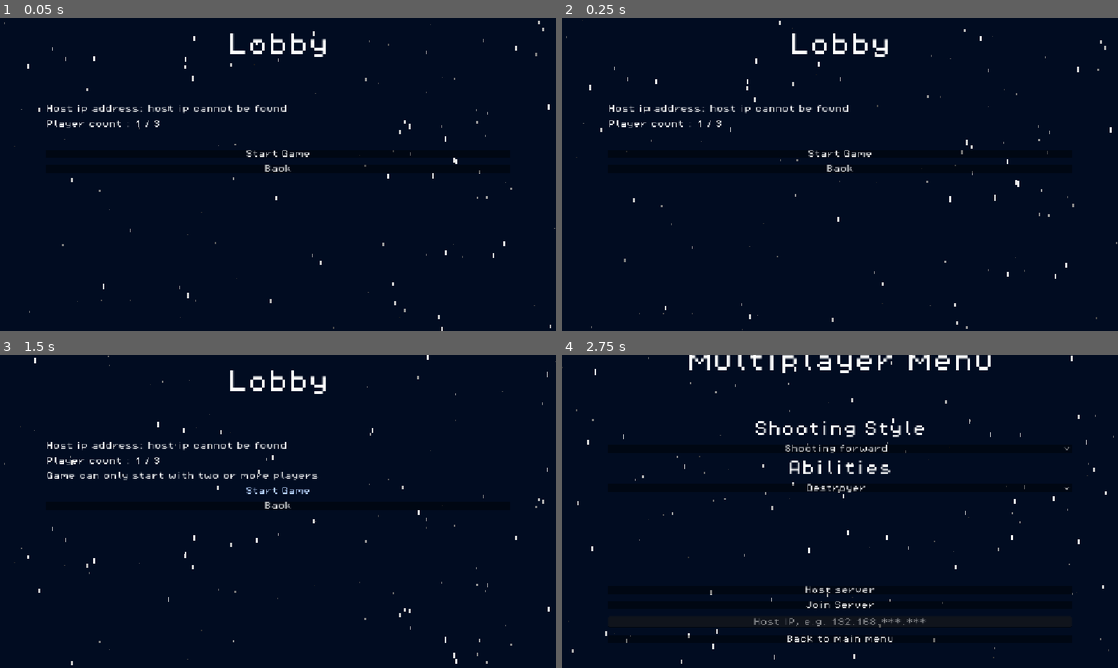
Above: before the commit, frames 1-4 (two rows, left to right).
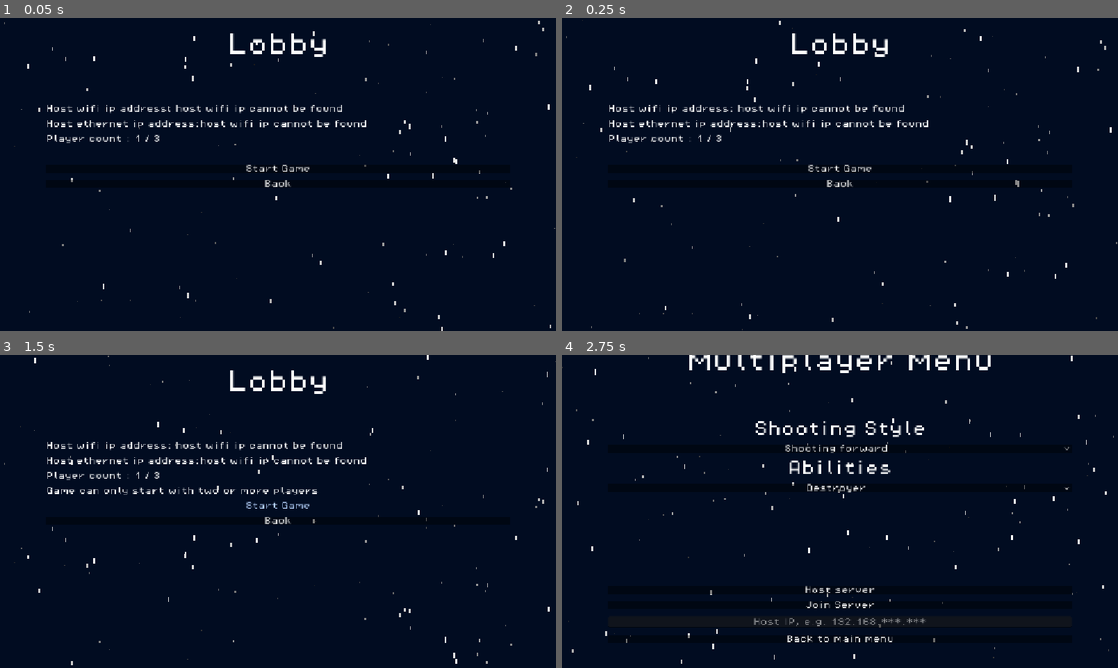
Above: after the commit, the same moments.

Repository: Draftier/Geometric-Invasion-CSS-497
Game: Godot game, scene res://multiplayer_lobby_menu.tscn
The game is run twice, just before and just after one commit, with the same random seed, the same clock (stepped at 60 frames per second) and the same inputs. This scene is started directly instead of the project's main scene. The engine's default icon, where the game draws it, is replaced by a stand-in: a white triangle on a blue panel in a dark square.
Inputs:
- Up to frame 1 (0.05 s): no input
- Up to frame 2 (0.25 s): no input
- Up to frame 3 (1.5 s): click "Start Game" at 0.5 s; click "Start Game" at 1.25 s
- Up to frame 4 (2.75 s): click "Back" at 2 s

The runs differ from the first frame. In frame 1, 1.5% of the frame differs, in the area x 8-91%, y 27-54%; in frame 2, 1.6%; in frame 3, 2.2%, in the area x 8-80%, y 27-54%; in frame 4, nothing differs.

Commit message:
Testing method of showing first ethernet and wifi adapter addresses for connectable host address

Diff:
--- a/geometric-invasion/multiplayer_lobby_menu.gd
+++ b/geometric-invasion/multiplayer_lobby_menu.gd
@@ -2,9 +2,10 @@
 
 # Storing unique items as variables
 @onready var player_count_label = %PlayerCountLabel
-@onready var ip_label = %IPLabel
+@onready var wifi_ip_label = %WifiIpLabel
 @onready var error_label = %ConnectionErrorLabel
 @onready var start_game_warning_label = %StartGameWarningLabel
+@onready var ethernet_ip_label = %EthernetIpLabel
 
 # Variable to keep track of the number of players
 var num_players : int = 0
@@ -25,7 +26,9 @@
 	_update_player_count()
 
 	# Show the host ip address
-	%IPLabel.text += NetworkManager.ip_address
+	wifi_ip_label.text += NetworkManager.wifi_ip_address
+	ethernet_ip_label.text += NetworkManager.ethernet_ip_address
+
 
 # Logic for what happens when start game button is presed
 func _on_start_game_button_pressed() -> void:
--- a/geometric-invasion/multiplayer_lobby_menu.tscn
+++ b/geometric-invasion/multiplayer_lobby_menu.tscn
@@ -50,10 +50,15 @@
 layout_mode = 2
 theme_override_constants/separation = 15
 
-[node name="IPLabel" type="Label" parent="MarginContainer/Lobby/MarginContainer/VBoxContainer" unique_id=1847138511]
+[node name="WifiIpLabel" type="Label" parent="MarginContainer/Lobby/MarginContainer/VBoxContainer" unique_id=1847138511]
 unique_name_in_owner = true
 layout_mode = 2
-text = "Host ip address: "
+text = "Host wifi ip address: "
+
+[node name="EthernetIpLabel" type="Label" parent="MarginContainer/Lobby/MarginContainer/VBoxContainer" unique_id=1565912271]
+unique_name_in_owner = true
+layout_mode = 2
+text = "Host ethernet ip address:"
 
 [node name="PlayerCountLabel" type="Label" parent="MarginContainer/Lobby/MarginContainer/VBoxContainer" unique_id=1787262128]
 unique_name_in_owner = true
--- a/geometric-invasion/network_manager.gd
+++ b/geometric-invasion/network_manager.gd
@@ -12,6 +12,9 @@
 signal server_level_entered
 signal connecting_to_server
 signal connection_to_server_failed
+
+var wifi_ip_address : String
+var ethernet_ip_address : String
 
 # Rpc to change scene for all players based on a given path
 @rpc("authority", "call_local", "reliable")
@@ -33,6 +36,12 @@
 	# Obtain the ip of the host
 	ip_address = get_host_ip()
 
+
+	wifi_ip_address = get_host_wifi_ip()
+	ethernet_ip_address = get_host_ethernet_ip()
+
+	print(wifi_ip_address)
+	print(ethernet_ip_address)
 	# Connect signals to check if connection to server is failed or successful
 	multiplayer.connected_to_server.connect(_on_connection_to_server)
 	multiplayer.connection_failed.connect(_on_connection_to_server_failed)
@@ -41,11 +50,31 @@
 # Function to obtain host ip address
 func get_host_ip() -> String :
 	# Loop through the ip addresses and find the first address that is not a loop back address, ipv6 address or
-	for i in IP.get_local_addresses():
-		if i.begins_with("192.168.") or i.begins_with("10.") or i.begins_with("172."):
-			return i
-		pass
+	#for i in IP.get_local_addresses():
+		#if i.begins_with("192.168.") or i.begins_with("10.") or i.begins_with("172."):
+			#return i
+		#pass
+	for i in IP.get_local_interfaces():
+		print(i["friendly"], ": ", i["addresses"])
+
+	#ip_address = IP.resolve_hostname(str(OS.get_environment("COMPUTERNAME"), 1))
+	print("Obtained address: ", ip_address)
+	return ip_address
 	return "host ip cannot be found"
+
+func get_host_wifi_ip() -> String :
+	for i in IP.get_local_interfaces():
+		if i["friendly"] == "Ethernet":
+			return i["addresses"][0]
+	return "host wifi ip cannot be found"
+	pass
+
+func get_host_ethernet_ip() -> String:
+	for i in IP.get_local_interfaces():
+		if i["friendly"] == "Wi-Fi":
+			return i["addresses"][0]
+	return "host wifi ip cannot be found"
+	pass
 
 # Function to start server
 func start_server() -> bool:
Not shown, changed: geometric-invasion/export_presets.cfg
